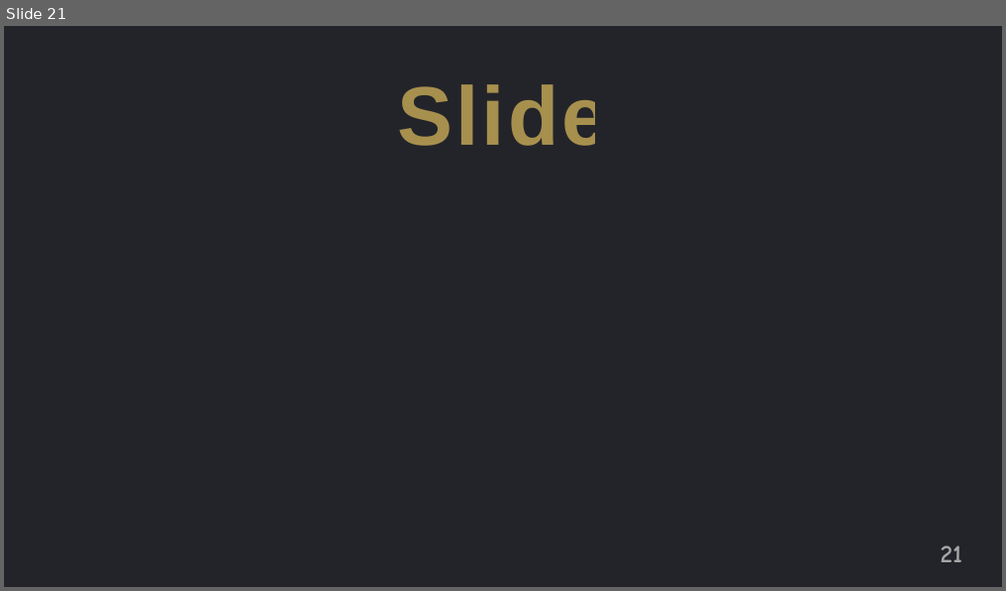
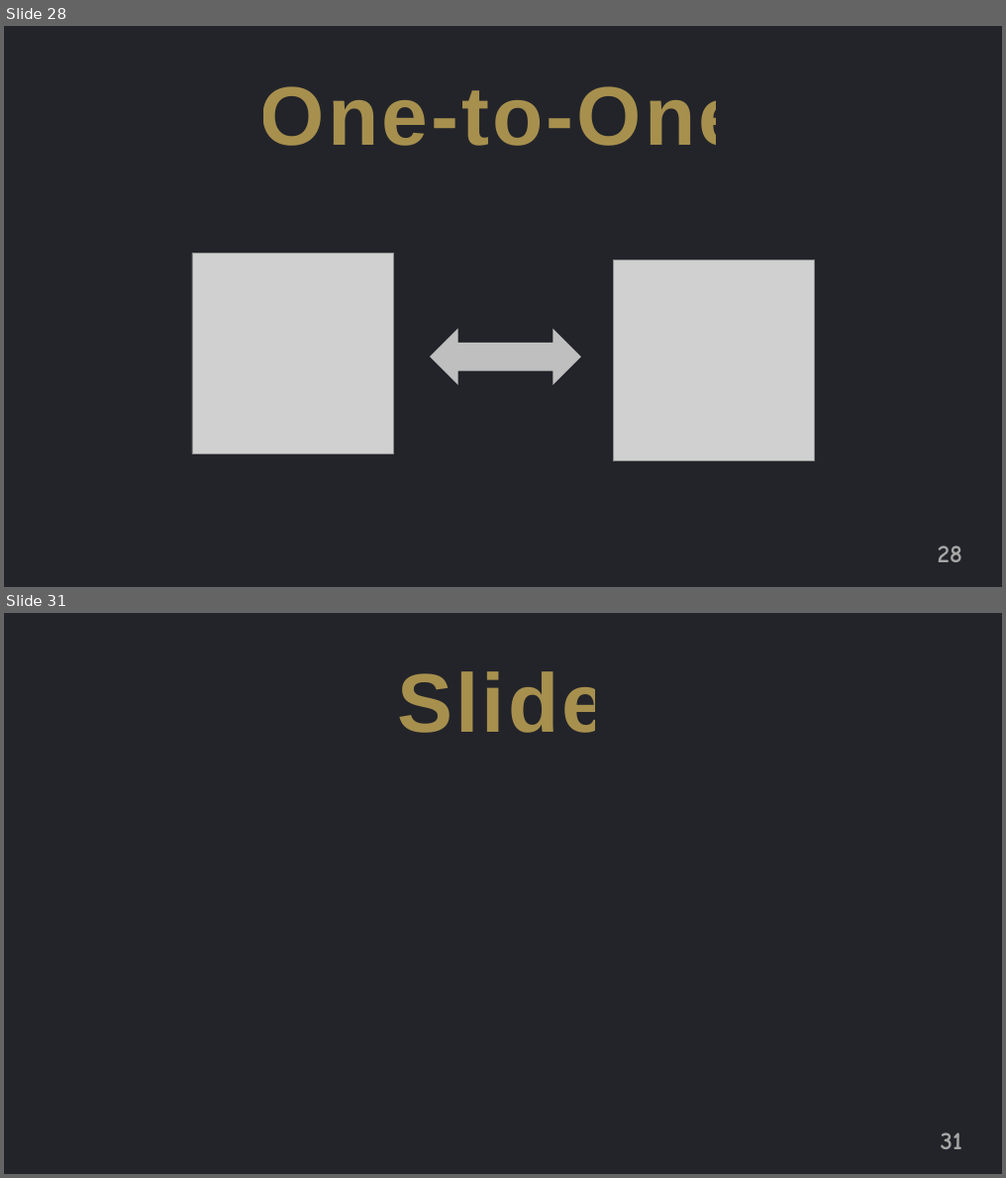
Before and after one commit to jguo108/My-Programming-Courses, a slide deck: Scratch for Newbies/Level2/1 Knock Knock/Note/Notes.pptx. Shown one above the other, each under a label of ours: slide 21 before the commit, slides 28 and 31 after it; the slides between them are not shown. The pictures are 1006x591 and 1006x1178 pixels, drawn with LibreOffice and Linux fonts; fonts in the diff are those of the drawing; grey boxes stand for pictures. Boxes give left, top, right and bottom in pixels: in the first picture for what was removed or moved away, otherwise in the second. Text is boxed around its words. In the diff, an @@ line names an element or a change of style, - is before the commit and + after.

```diff
--- a/Scratch for Newbies/Level2/1 Knock Knock/Note/Notes.pptx
+++ b/Scratch for Newbies/Level2/1 Knock Knock/Note/Notes.pptx
@@ slide 28 added at (4, 26, 1002, 587), background #FFFFFF @@
@@ rectangle added at (4, 26, 1002, 587), fill #23242A @@
@@ text added at (260, 86, 746, 146), 80 pt, text #FFD966 at 60% opacity, bold @@
+One-to-One
@@ picture added at (192, 253, 392, 455) @@
@@ picture added at (614, 261, 814, 462) @@
@@ left right arrow added at (430, 329, 581, 385), fill #BFBFBF @@
@@ page number added at (938, 546, 962, 563), 24 pt, text #A6A6A6, bold @@
+28
@@ what was slide 21 is now slide 31 @@
@@ page number at (941, 1133, 962, 1150): text changed @@
-21
+31
```
Also in this commit, not shown: 2 slides changed, 18 other slides added, 9 slides removed, 24 other files.
